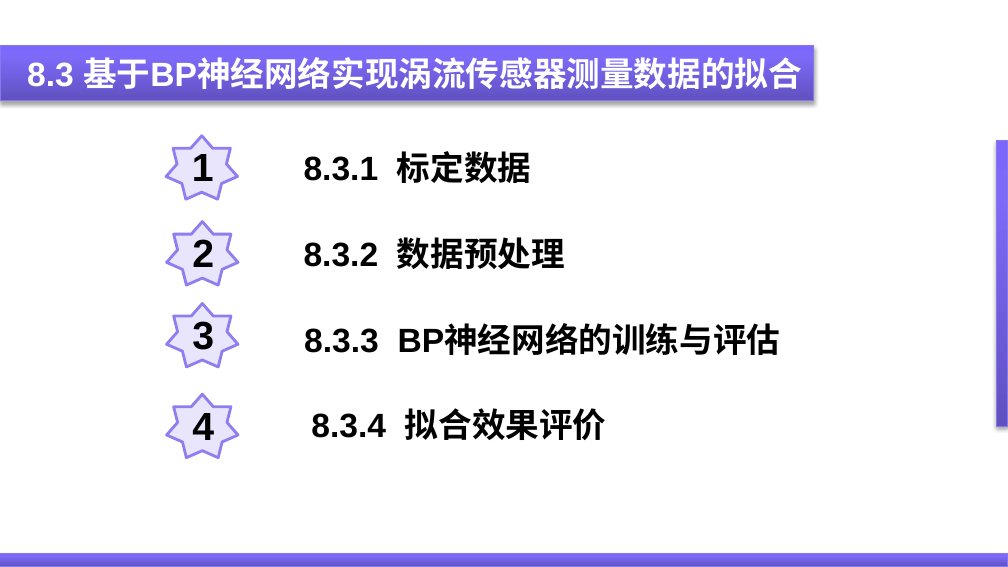
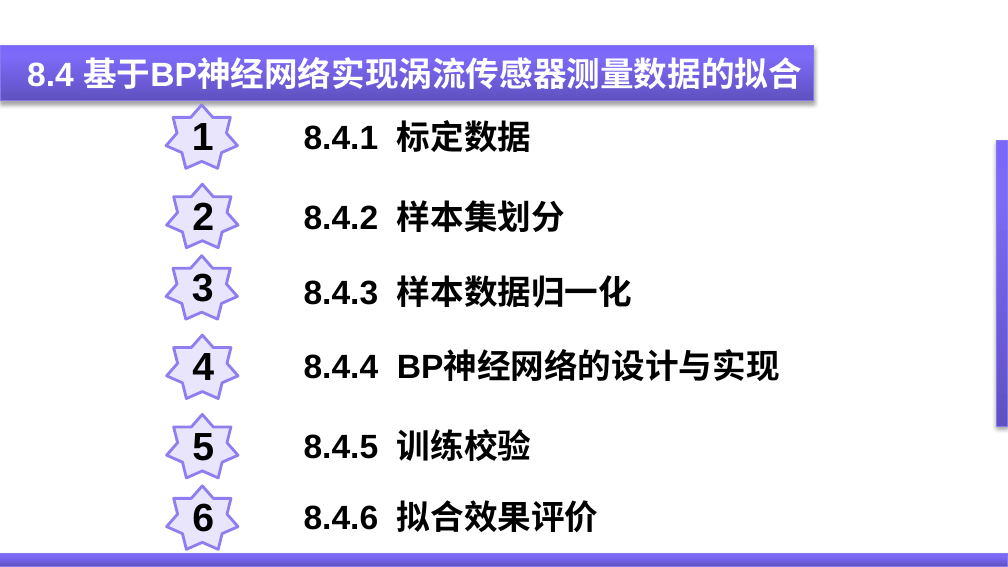
Before and after one commit to ygydq/zncgqjssg, a slide deck: slide 26 of PPT/第8章 神经网络及其在智能传感器系统中的应用.pptx. Drawn at 1008x567 pixels with LibreOffice and Linux fonts; fonts in the diff are those of the drawing. Boxes give left, top, right and bottom in pixels: in the first picture for what was removed or moved away, otherwise in the second. Text is boxed around its words. In the diff, an @@ line names an element or a change of style, - is before the commit and + after.

```diff
--- a/PPT/第8章 神经网络及其在智能传感器系统中的应用.pptx
+++ b/PPT/第8章 神经网络及其在智能传感器系统中的应用.pptx
@@ text at (27, 57, 802, 95): text changed @@
-8.3 基于BP神经网络实现涡流传感器测量数据的拟合
+8.4 基于BP神经网络实现涡流传感器测量数据的拟合
@@ star "1": place and size @@
-star "1" at (166, 136, 238, 200)
+star "1" at (166, 105, 238, 168)
@@ text at (304, 120, 531, 152): text changed @@
-8.3.1 标定数据
+8.4.1 标定数据
@@ star "2": place and size @@
-star "2" at (166, 222, 238, 285)
+star "2" at (166, 184, 238, 248)
@@ text at (304, 200, 565, 232): text changed @@
-8.3.2 数据预处理
+8.4.2 样本集划分
@@ star "3": place and size @@
-star "3" at (166, 303, 238, 367)
+star "3" at (166, 256, 238, 320)
@@ text at (304, 275, 632, 307): text changed @@
-8.3.3 BP神经网络的训练与评估
+8.4.3 样本数据归一化
@@ star "4": place and size @@
-star "4" at (166, 394, 238, 458)
+star "4" at (166, 335, 238, 398)
@@ text added at (304, 351, 780, 381), 24 pt, text #000000, bold @@
+8.4.4 BP神经网络的设计与实现
@@ star added at (166, 414, 238, 478), fill #E8E5FC, outline #8E7EF0 2 pt, 28 pt, text #000000, bold @@
+5
@@ text added at (304, 429, 531, 461), 24 pt, text #000000, bold @@
+8.4.5 训练校验
@@ star added at (166, 486, 238, 549), fill #E8E5FC, outline #8E7EF0 2 pt, 28 pt, text #000000, bold @@
+6
@@ text at (304, 500, 599, 532): text changed @@
-8.3.4 拟合效果评价
+8.4.6 拟合效果评价
```
Also in this commit, not shown: 19 other slides changed, 9 slides added, 7 slides removed.
